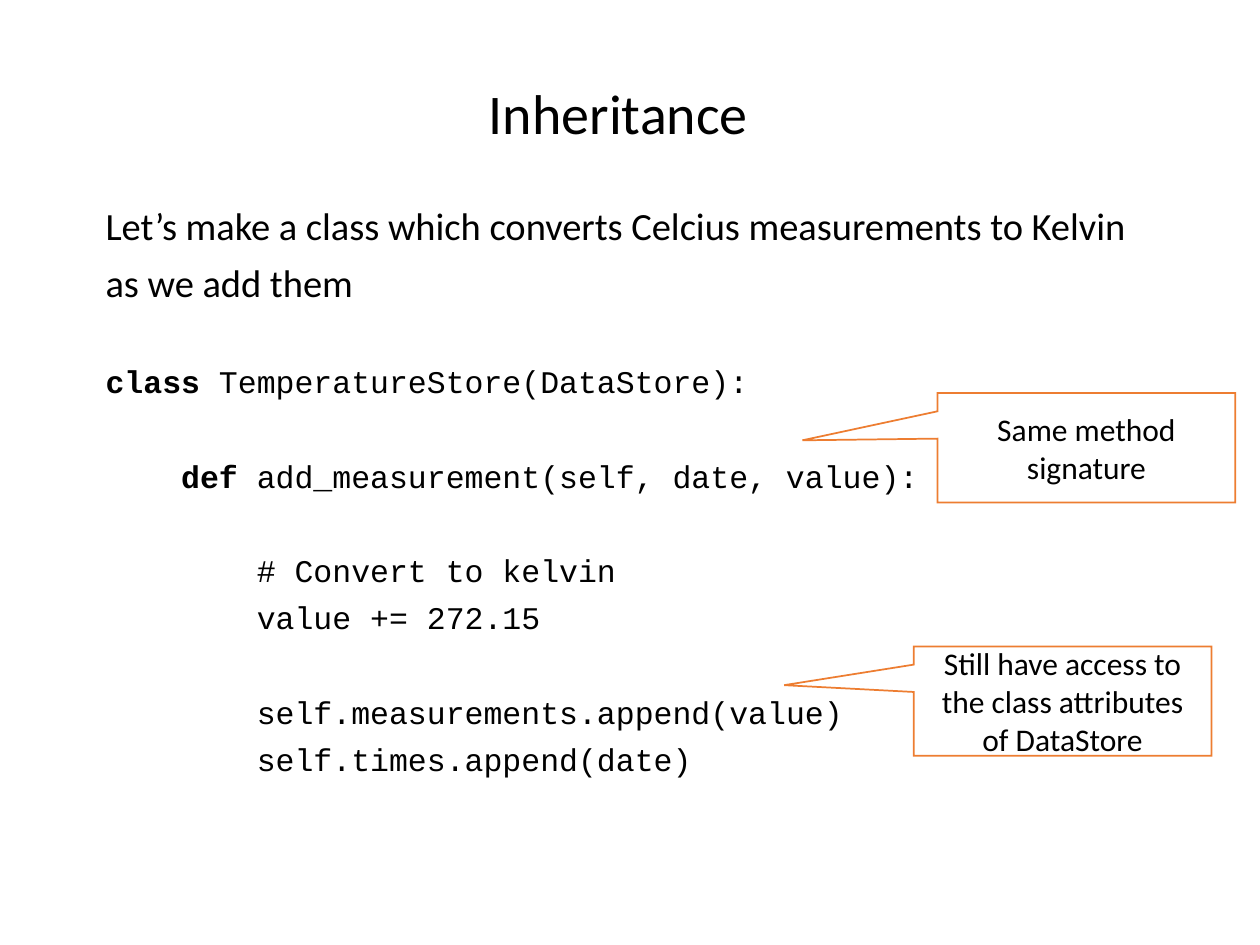
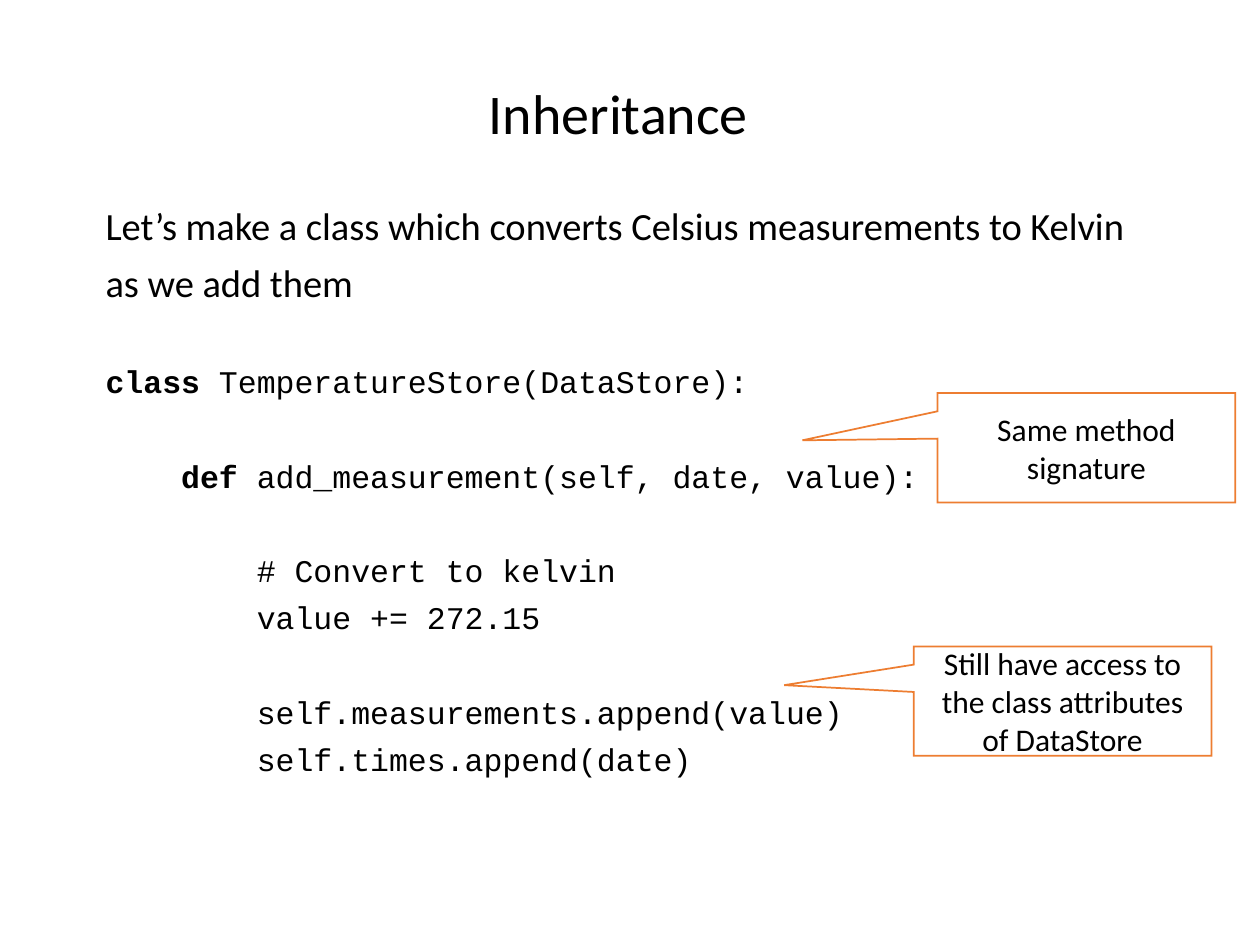
Before and after one commit to ncasuk/ncas-isc, a slide deck: slide 34 of python/presentations/learning_python/14_ceda-oop.pptx. Drawn at 1260x945 pixels with LibreOffice and Linux fonts; fonts in the diff are those of the drawing; background and template pictures are left out. Boxes give left, top, right and bottom in pixels: in the first picture for what was removed or moved away, otherwise in the second. Text is boxed around its words. In the diff, an @@ line names an element or a change of style, - is before the commit and + after.

```diff
--- a/python/presentations/learning_python/14_ceda-oop.pptx
+++ b/python/presentations/learning_python/14_ceda-oop.pptx
@@ text at [106,213,1124,241]: text changed @@
-Let’s make a class which converts Celcius measurements to Kelvin
+Let’s make a class which converts Celsius measurements to Kelvin
```
Also in this commit, not shown: 9 other slides changed, 15 other files.
